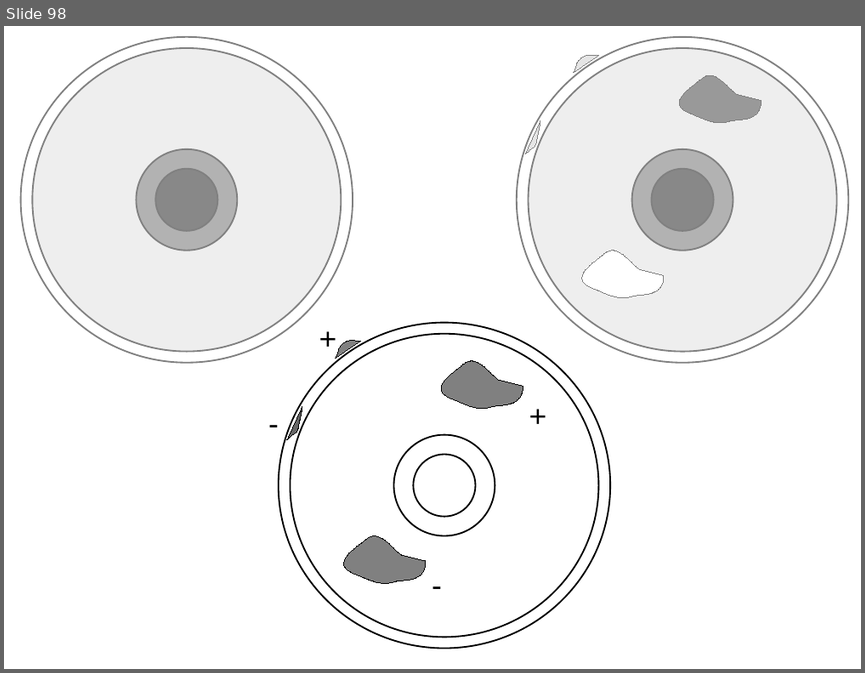
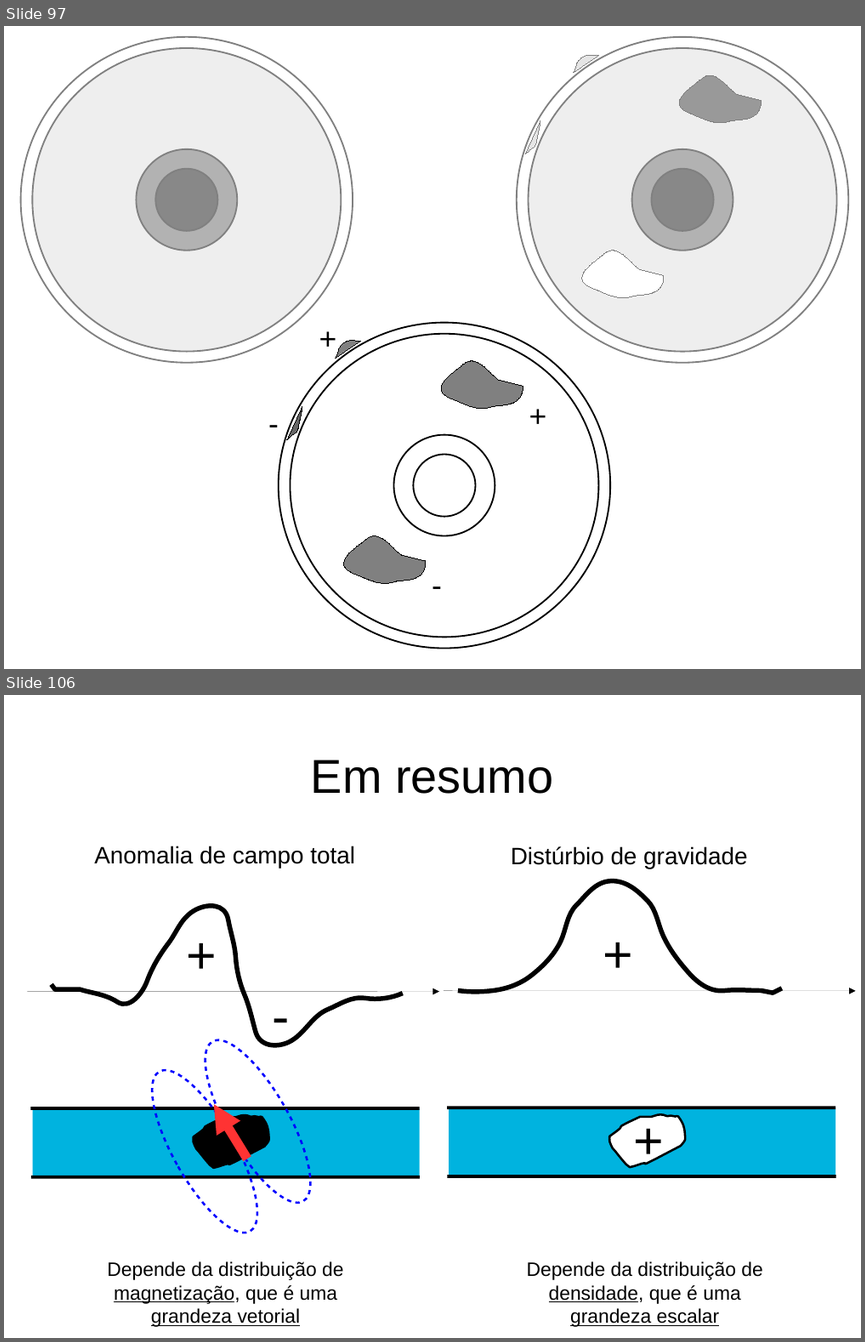
Before and after one commit to birocoles/UFRRJ-SEGEO2017, a slide deck: presentation/SEGEO2017.odp. Shown one above the other, each under a label of ours: slide 98 before the commit, slides 97 and 106 after it; the slides between them are not shown. The pictures are 865x673 and 865x1342 pixels, drawn with LibreOffice and Linux fonts; fonts in the diff are those of the drawing. Boxes give left, top, right and bottom in pixels: in the first picture for what was removed or moved away, otherwise in the second. Text is boxed around its words. In the diff, an @@ line names an element or a change of style, - is before the commit and + after.

```diff
--- a/presentation/SEGEO2017.odp
+++ b/presentation/SEGEO2017.odp
@@ slide 106 added at (4,695,861,1338), background #FFFFFF @@
@@ title added at (311,760,553,794), 44 pt, text #000000 @@
+Em resumo
@@ text added at (94,845,355,868), 22 pt, text #000000 @@
+Anomalia de campo total
@@ text added at (511,846,747,868), 22 pt, text #000000 @@
+Distúrbio de gravidade
@@ freeform shape added at (458,881,783,993), outline #000000 4.31 pt @@
@@ group added at (27,906,439,1045): 2 texts, 1 arrow, 1 freeform shape @@
+-
++
@@ text added at (595,917,641,982), 48 pt, text #000000 @@
++
@@ arrow added from (443, 991) to (856, 991), #000000 0 pt @@
@@ ellipse added at (186,1027,330,1216), outline #0000FF 2.01 pt @@
@@ ellipse added at (133,1056,277,1247), outline #0000FF 2.01 pt @@
@@ freeform shape added at (188,1099,276,1177), fill #000000, outline #000000 2.01 pt @@
@@ freeform shape added at (605,1098,692,1176), fill #FFFFFF, outline #000000 2.01 pt @@
@@ line added from (30, 1108) to (419, 1108), #000000 3 pt @@
@@ rectangle added at (33,1108,420,1176), fill #00B3DF @@
@@ arrow added from (247, 1158) to (214, 1104), #FF3333 8.65 pt @@
@@ line added from (447, 1108) to (836, 1108), #000000 3 pt @@
@@ rectangle added at (449,1108,836,1176), fill #00B3DF @@
@@ text added at (626,1103,672,1169), 48 pt, text #000000 @@
++
@@ line added from (31, 1177) to (420, 1177), #000000 3 pt @@
@@ line added from (447, 1176) to (836, 1176), #000000 3 pt @@
@@ text added at (107,1261,343,1327), 18 pt, text #000000 @@
+Depende da distribuição de magnetização, que é uma grandeza vetorial
@@ text added at (527,1261,762,1327), 18 pt, text #000000 @@
+Depende da distribuição de densidade, que é uma grandeza escalar
@@ what was slide 98 is now slide 97 @@
```
Also in this commit, not shown: 1 slide changed, 14 other slides added, 7 slides removed, 1 other file.
